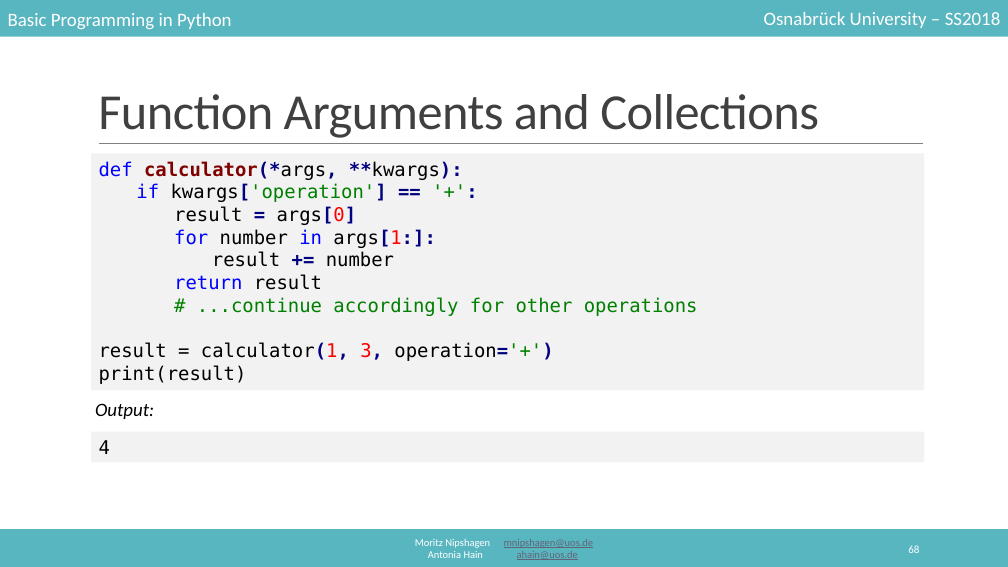
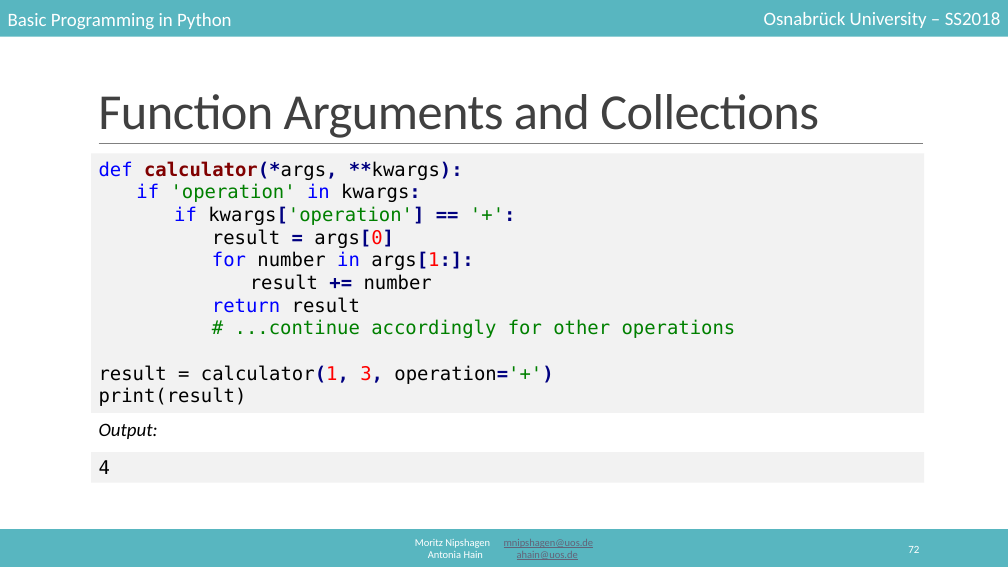
Before and after one commit to mnipshagen/monty, a slide deck: slide 72 of 2018/04/04_Lists_and_Collections.pptx (slide 68 before the commit). Drawn at 1008x567 pixels with LibreOffice and Linux fonts; fonts in the diff are those of the drawing. Boxes give left, top, right and bottom in pixels: in the first picture for what was removed or moved away, otherwise in the second. Text is boxed around its words. In the diff, an @@ line names an element or a change of style, - is before the commit and + after.

```diff
--- a/2018/04/04_Lists_and_Collections.pptx
+++ b/2018/04/04_Lists_and_Collections.pptx
@@ rectangle "def calculator(*args, **kwargs):": place and size @@
-rectangle "def calculator(*args, **kwargs):" at bbox=[91, 154, 924, 390]
+rectangle "def calculator(*args, **kwargs):" at bbox=[91, 154, 924, 413]
@@ text in rectangle at bbox=[136, 183, 421, 202]: paragraph added @@
+if 'operation' in kwargs:
@@ text in rectangle at bbox=[174, 206, 736, 338]: list level 1 to 2 in "if kwargs['operation'] == '+':"; list level 1 to 2 in "result = args[0]"; list level 1 to 2 in "for number in args[1:]:"; list level 1 to 2 in "result += number"; list level 1 to 2 in "return result"; list level 1 to 2 in "# ...continue accordingly for other ..." @@
@@ text "Output:": place and size @@
-text "Output:" at bbox=[95, 403, 154, 419]
+text "Output:" at bbox=[99, 423, 158, 439]
@@ rectangle "4": place and size @@
-rectangle "4" at bbox=[91, 432, 924, 462]
+rectangle "4" at bbox=[91, 452, 924, 482]
@@ page number at bbox=[908, 546, 919, 553]: text changed @@
-68
+72
```
Also in this commit, not shown: 8 other slides changed, 8 slides added.
